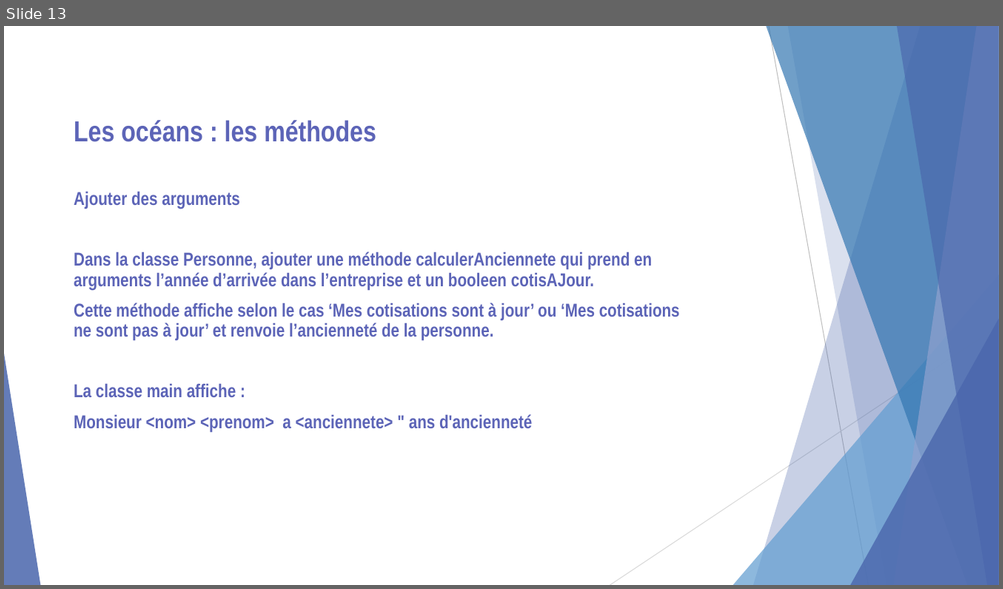
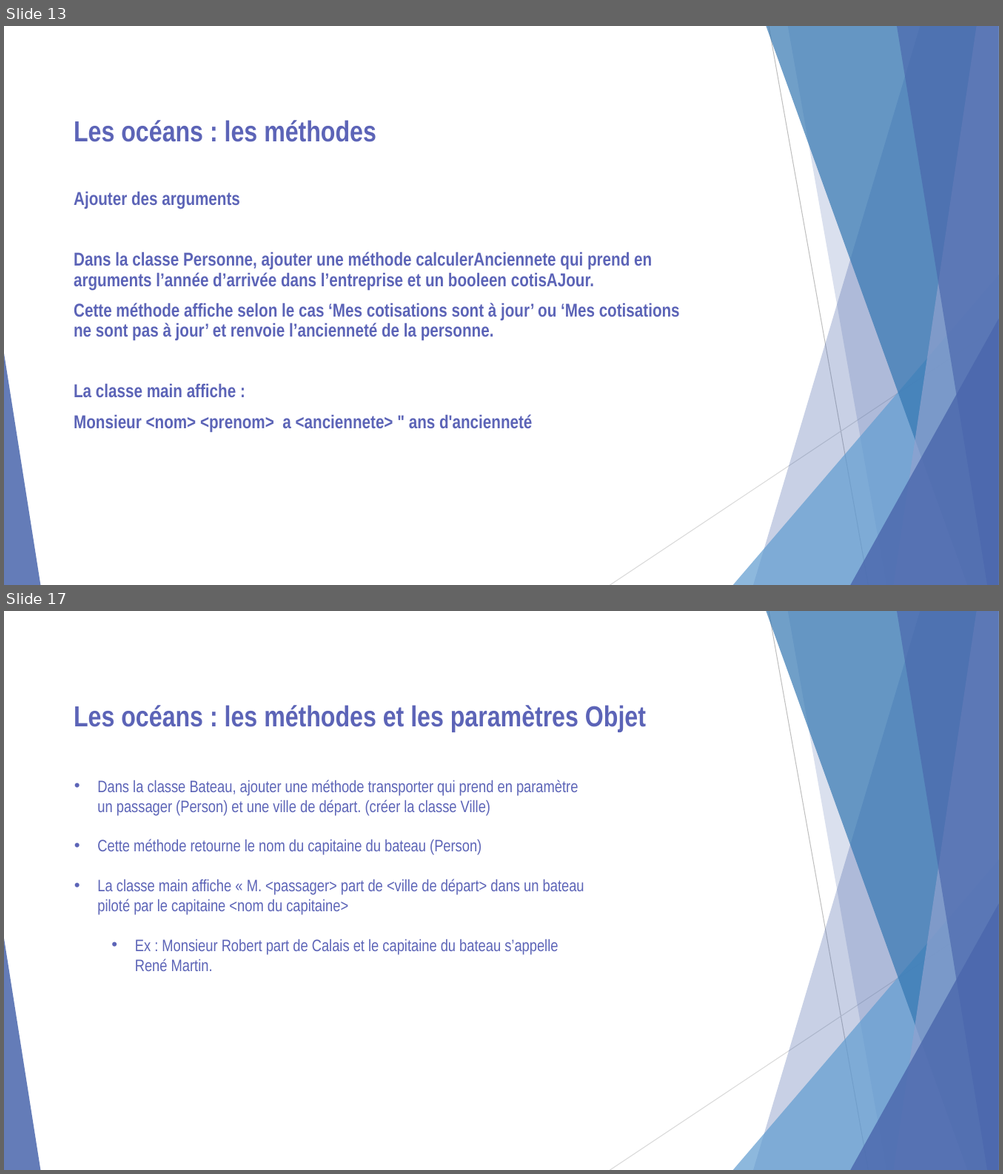
Before and after one commit to LucxxM/CoursAfpaFredBackUp, a slide deck: cours/Proget oceans_Exercices.pptx. Shown one above the other, each under a label of ours: slide 13 before the commit, slides 13 and 17 after it; the slides between them are not shown. The pictures are 1003x589 and 1003x1174 pixels, drawn with LibreOffice and Linux fonts; fonts in the diff are those of the drawing. Boxes give left, top, right and bottom in pixels: in the first picture for what was removed or moved away, otherwise in the second. Text is boxed around its words. In the diff, an @@ line names an element or a change of style, - is before the commit and + after.

```diff
--- a/cours/Proget oceans_Exercices.pptx
+++ b/cours/Proget oceans_Exercices.pptx
@@ slide 17 added at (4, 611, 999, 1170), background #FFFFFF; not listed: 10 template elements that a slide beside it also shows @@
@@ text added at (74, 705, 646, 732), 28 pt, text #5C64B7, bold @@
+Les océans : les méthodes et les paramètres Objet
@@ text added at (97, 780, 584, 971), 16 pt, text #5C64B7 @@
+• Dans la classe Bateau, ajouter une méthode transporter qui prend en paramètre un passager (Person) et une ville de départ. (créer la classe Ville)
+• Cette méthode retourne le nom du capitaine du bateau (Person)
+• La classe main affiche « M. <passager> part de <ville de départ> dans un bateau piloté par le capitaine <nom du capitaine>
+  • Ex : Monsieur Robert part de Calais et le capitaine du bateau s’appelle René Martin.
```
Also in this commit, not shown: 4 slides changed, 10 other slides added, 21 other files.
